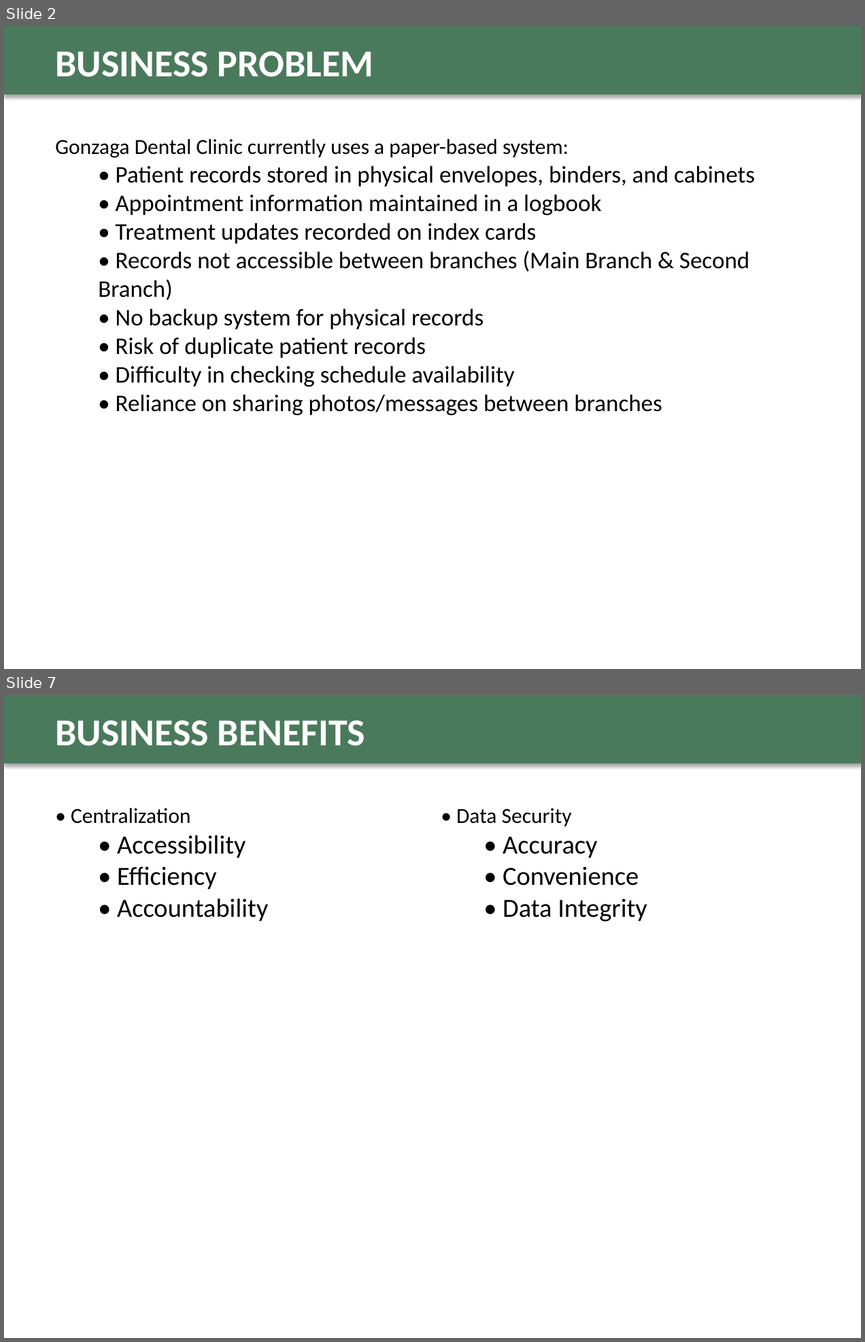
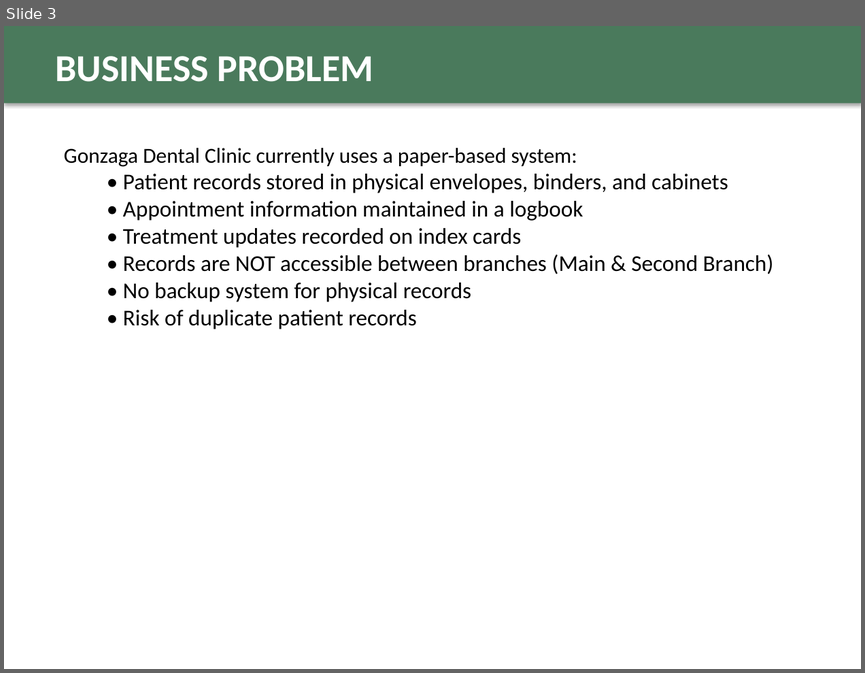
Before and after one commit to fritzmichael1-2/gonzaga-dental-clinic-system, a slide deck: GDCMAS_Final_Defense_Presentation.pptx. Shown one above the other, each under a label of ours: slides 2 and 7 before the commit, slide 3 after it; the slides between them are not shown. The pictures are 865x1342 and 865x673 pixels, drawn with LibreOffice and Linux fonts; fonts in the diff are those of the drawing. Boxes give left, top, right and bottom in pixels: in the first picture for what was removed or moved away, otherwise in the second. Text is boxed around its words. In the diff, an @@ line names an element or a change of style, - is before the commit and + after.

Commit message:
Update defense presentation with improved content and design

```diff
--- a/GDCMAS_Final_Defense_Presentation.pptx
+++ b/GDCMAS_Final_Defense_Presentation.pptx
@@ slide 7 removed at (x1=4, y1=695, x2=861, y2=1338), background #FFFFFF @@
@@ rectangle removed at (x1=4, y1=695, x2=861, y2=764) @@
@@ text removed at (x1=55, y1=720, x2=365, y2=746) @@
-BUSINESS BENEFITS
@@ text removed at (x1=71, y1=808, x2=268, y2=921) @@
-• Centralization
-  • Accessibility
-  • Efficiency
-  • Accountability
@@ text removed at (x1=456, y1=808, x2=647, y2=921) @@
-• Data Security
-  • Accuracy
-  • Convenience
-  • Data Integrity
@@ what was slide 2 is now slide 3 @@
@@ slide 3 changed as well @@
@@ rectangle resized from (x1=4, y1=26, x2=861, y2=95) to (x1=4, y1=26, x2=861, y2=103) @@
@@ text "BUSINESS PROBLEM" moved from (x1=55, y1=51, x2=374, y2=77) to (x1=55, y1=56, x2=374, y2=82) @@
@@ text "Gonzaga Dental Clinic currently uses ..." moved from (x1=55, y1=139, x2=755, y2=415) to (x1=64, y1=148, x2=774, y2=329) @@
@@ text at (x1=123, y1=174, x2=728, y2=329): size 20 to 19 pt in "• Patient records stored in physical envelopes, ...", "• Appointment information maintained in a logbook", "• Treatment updates recorded on index cards", "• No backup system for physical records" and 1 more places @@
@@ text at (x1=123, y1=254, x2=774, y2=274): text changed; size 20 to 19 pt @@
-  • Records not accessible between branches (Main Branch & Second Branch)
+  • Records are NOT accessible between branches (Main & Second Branch)
@@ text at (x1=116, y1=365, x2=662, y2=415): paragraphs removed @@
-  • Difficulty in checking schedule availability
-  • Reliance on sharing photos/messages between branches
```
Also in this commit, not shown: 5 other slides changed, 4 slides added, 3 other slides removed.
